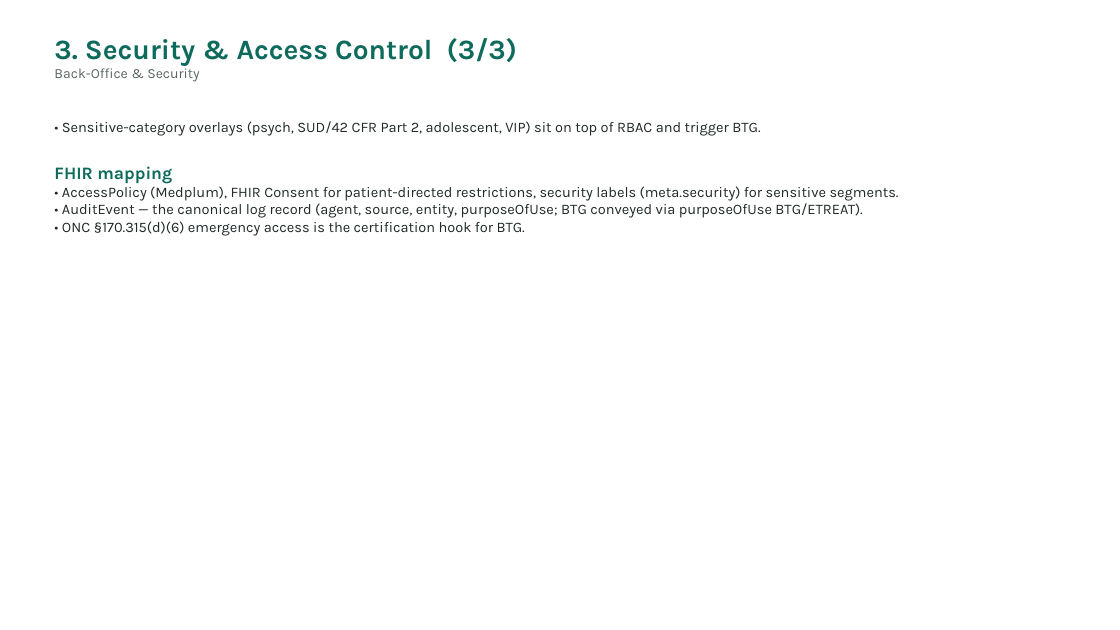
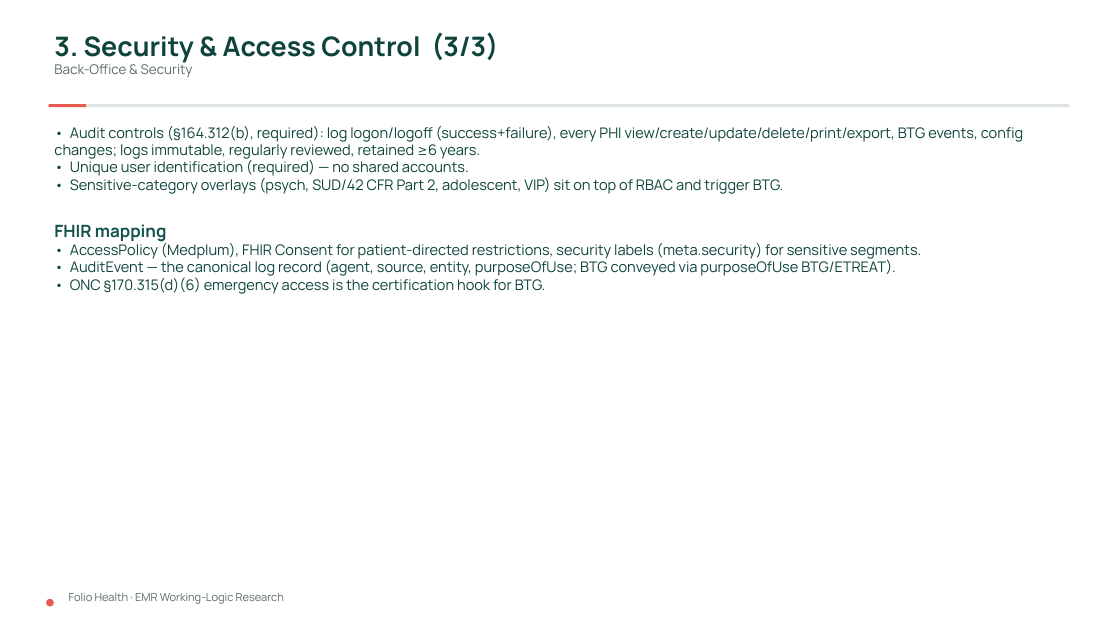
Before and after one commit to Folio-Health/Folio-Health-prototype, a slide deck: slide 49 of folio-health/docs/research/EMR-Working-Logic-Research.pptx (slide 47 before the commit). Drawn at 1120x630 pixels with LibreOffice and Linux fonts; fonts in the diff are those of the drawing. Boxes give left, top, right and bottom in pixels: in the first picture for what was removed or moved away, otherwise in the second. Text is boxed around its words. In the diff, an @@ line names an element or a change of style, - is before the commit and + after.

```diff
--- a/folio-health/docs/research/EMR-Working-Logic-Research.pptx
+++ b/folio-health/docs/research/EMR-Working-Logic-Research.pptx
@@ text "3. Security & Access Control ..." at box(54, 32, 498, 77): size 24 to 23 pt, text colour #0E6B5C to #0E443B in "3. Security & Access Control (3/3)"; font Karla to Manrope; size 12 to 11.5 pt, text colour #5A6663 to #5C6D69 in "Back-Office & Security" @@
@@ rectangle added at box(49, 104, 87, 108), fill #E65A4F @@
@@ rectangle added at box(87, 104, 1070, 108), fill #DCE3E1 @@
@@ text at box(54, 126, 1024, 176): paragraphs added @@
+• Audit controls (§164.312(b), required): log logon/logoff (success+failure), every PHI view/create/update/delete/print/export, BTG events, config changes; logs immutable, regularly reviewed, retained ≥6 years.
+• Unique user identification (required) — no shared accounts.
@@ text at box(54, 177, 921, 294): font Karla to Manrope in "• Sensitive-category overlays (psych, SUD/42 CFR Part ...", "FHIR mapping", "• AccessPolicy (Medplum), FHIR Consent for patient-directed ...", "• AuditEvent — the canonical log record ..." and 1 more places; text colour #1F2A28 to #0E443B in "• Sensitive-category overlays (psych, SUD/42 CFR Part ...", "• AccessPolicy (Medplum), FHIR Consent for patient-directed ...", "• AuditEvent — the canonical log record ...", "• ONC §170.315(d)(6) emergency access is the ..."; size 15 to 14.5 pt, text colour #0E6B5C to #11534A in "FHIR mapping" @@
@@ ellipse added at box(46, 599, 54, 607), fill #E65A4F @@
@@ text added at box(69, 593, 284, 604), 9.5 pt, text #5C6D69 @@
+Folio Health · EMR Working-Logic Research
```
Also in this commit, not shown: 53 other slides changed, 3 slides added, 2 other files.
